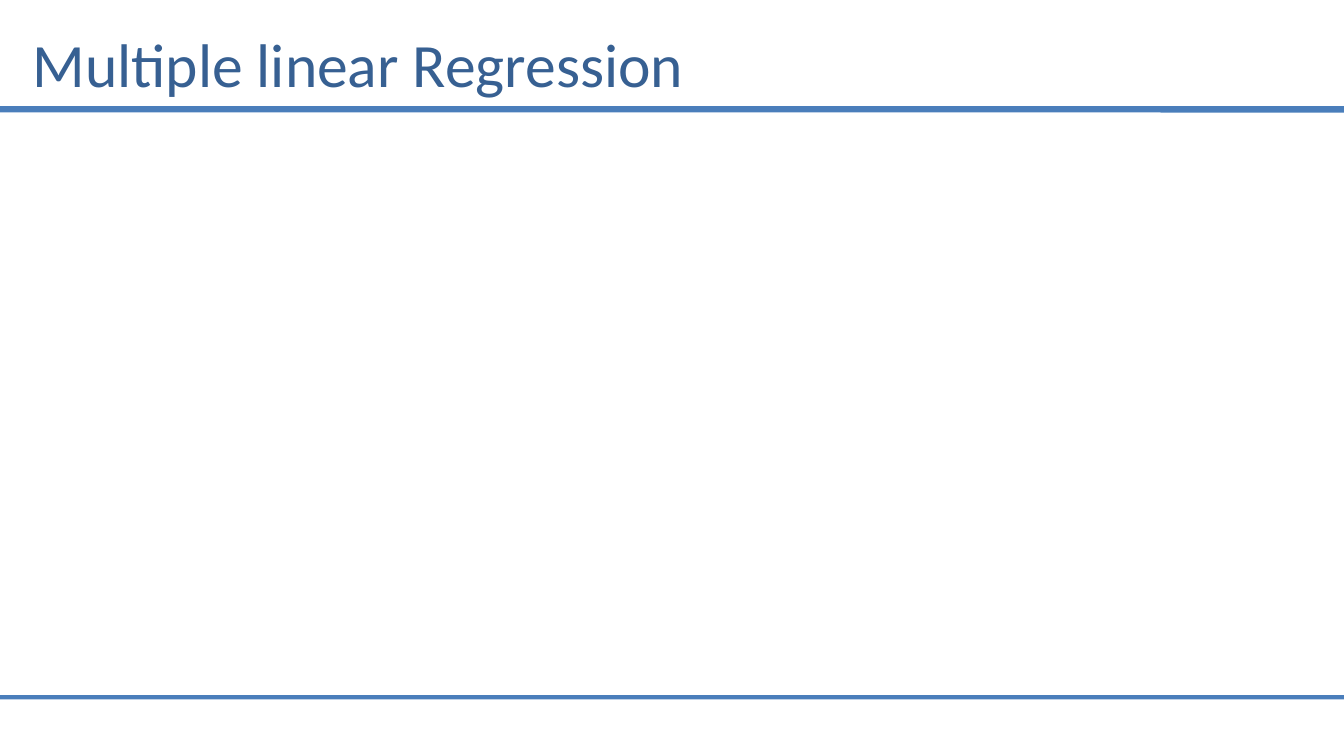
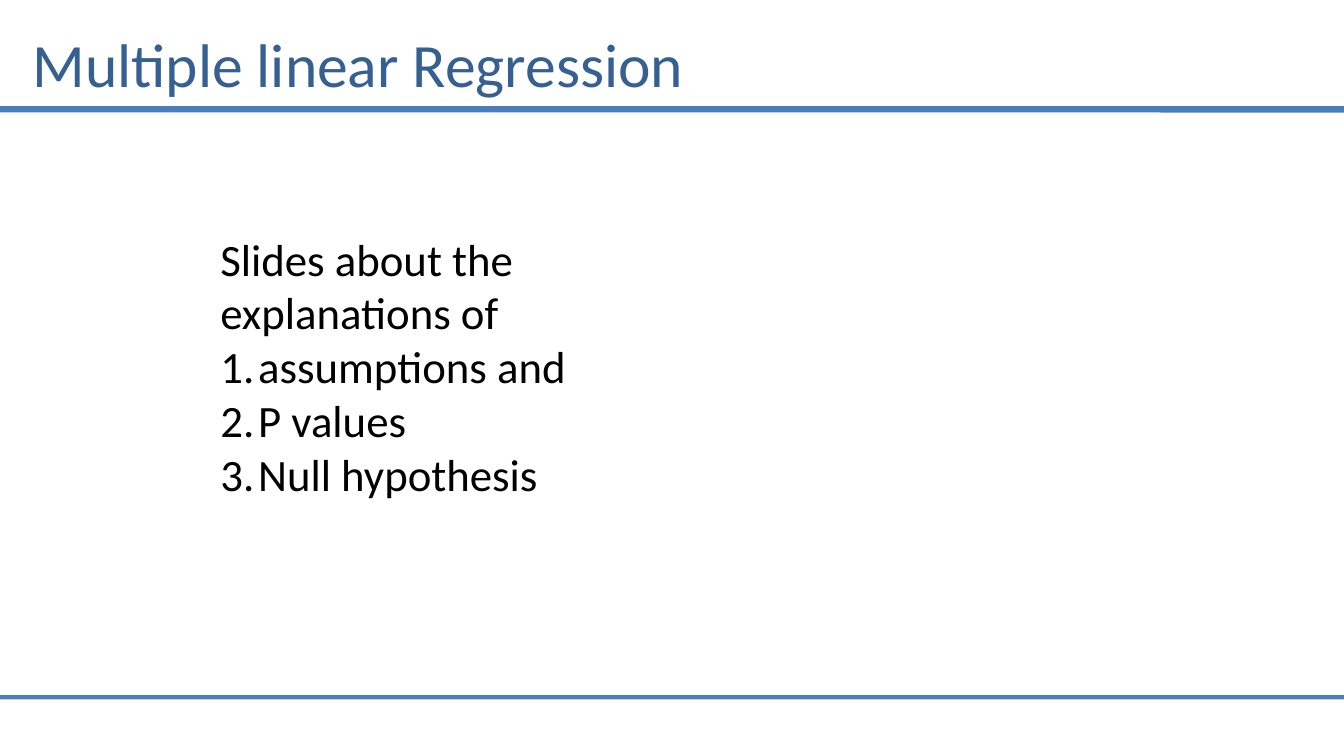
Before and after one commit to saiprasad94/DataSciencePython, a slide deck: slide 4 of Multiple_Linear_Regression/Multiple_linear_Regression.pptx. Drawn at 1344x756 pixels with LibreOffice and Linux fonts; fonts in the diff are those of the drawing. Boxes give left, top, right and bottom in pixels: in the first picture for what was removed or moved away, otherwise in the second. Text is boxed around its words. In the diff, an @@ line names an element or a change of style, - is before the commit and + after.

```diff
--- a/Multiple_Linear_Regression/Multiple_linear_Regression.pptx
+++ b/Multiple_Linear_Regression/Multiple_linear_Regression.pptx
@@ text added at [220,245,566,499], 32 pt, text #000000 @@
+Slides about the explanations of
+1. assumptions and
+2. P values
+3. Null hypothesis
```
Also in this commit, not shown: 2 other slides changed.
